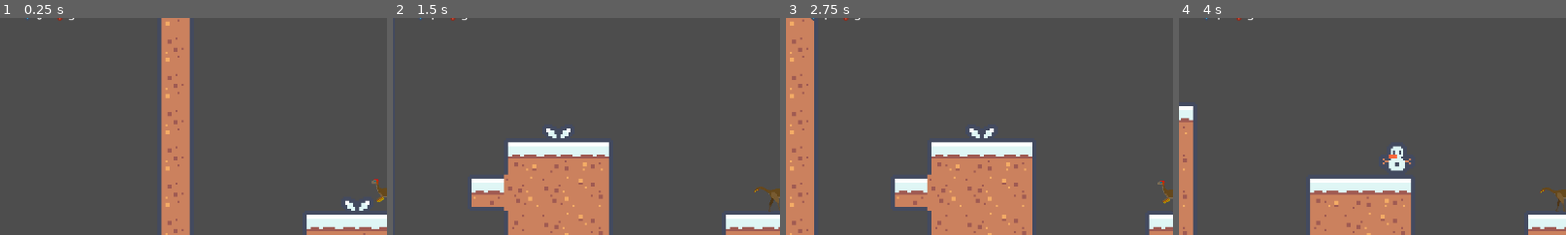
Above: before the commit, frames 1-4 (left to right).
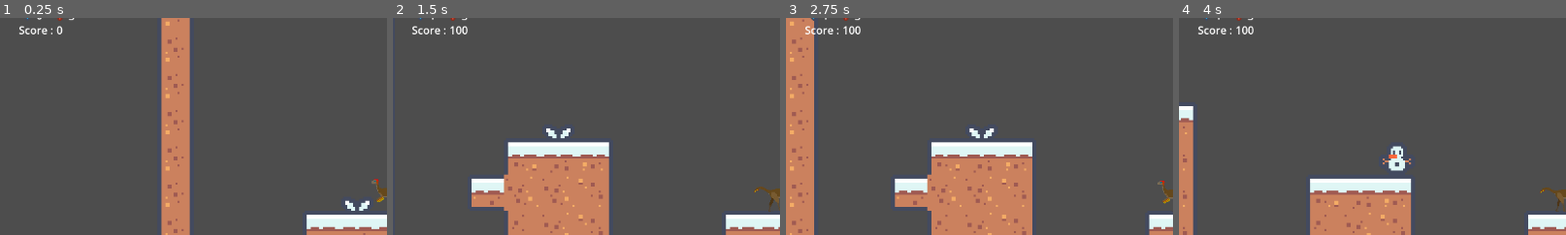
Above: after the commit, the same moments.

Repository: fay0026/Godot_platformer
Game: Godot game, scene res://scenes/jeu.tscn
Two runs of this game, one before a commit and one after it. Both use one fixed random seed, a clock stepped at 60 frames per second and the inputs below.
Inputs:
- Up to frame 1 (0.25 s): no input
- Up to frame 2 (1.5 s): tap Enter (ui_accept) at 0.5, 0.77 s; hold Right (ui_right) from 0.53 s (still down)
- Up to frame 3 (2.75 s): tap Enter (ui_accept) at 1.52 s; release Right (ui_right) at 2.03 s; hold Left (ui_left) from 2.03 s (still down)
- Up to frame 4 (4 s): release Left (ui_left) at 2.78 s; hold Right (ui_right) from 2.78 s (still down); tap Enter (ui_accept) at 3.02, 3.77 s
The pictures show only the part of the screen within x 0-50%, y 9-59%; the shares and areas given below are measured in that part.

The runs differ from the first frame. In frame 1, 0.2% of the frame differs, in the area x 5-17%, y 3-8%; in frame 2, 0.3%, in the area x 5-20%, y 3-8%; in frame 3, 0.3%; in frame 4, 0.3%.

Commit message:
Ajout de l'écran de fin de partie

Diff:
--- a/scenes/GUI.tscn
+++ b/scenes/GUI.tscn
@@ -69,3 +69,20 @@
 texture_under = ExtResource("3_s4aqj")
 texture_progress = ExtResource("4_d2u18")
 metadata/_edit_lock_ = true
+
+[node name="BoxContainer2" type="BoxContainer" parent="Control"]
+layout_mode = 0
+offset_left = 28.0
+offset_top = 64.0
+offset_right = 123.0
+offset_bottom = 82.0
+
+[node name="Label" type="Label" parent="Control/BoxContainer2"]
+layout_mode = 2
+text = "Score :"
+metadata/_edit_lock_ = true
+
+[node name="LabelScore" type="Label" parent="Control/BoxContainer2"]
+layout_mode = 2
+text = "0"
+metadata/_edit_lock_ = true
--- a/scenes/diamant.tscn
+++ b/scenes/diamant.tscn
@@ -1,6 +1,6 @@
 [gd_scene load_steps=4 format=3 uid="uid://dwgsg5k1qfk1e"]
 
-[ext_resource type="Script" path="res://scenes/diamant.gd" id="1_7is6o"]
+[ext_resource type="Script" path="res://scenes/scripts/diamant.gd" id="1_7is6o"]
 [ext_resource type="Texture2D" uid="uid://br0w6ot0aojkq" path="res://Assets/sprites/tile_0067.png" id="1_db1py"]
 
 [sub_resource type="CapsuleShape2D" id="CapsuleShape2D_y2lbp"]
--- a/scenes/game_over.tscn
+++ b/scenes/game_over.tscn
@@ -1,6 +1,6 @@
 [gd_scene load_steps=2 format=3 uid="uid://dng1a81ll0wj8"]
 
-[ext_resource type="Script" path="res://scenes/game_over.gd" id="1_y8k67"]
+[ext_resource type="Script" path="res://scenes/scripts/game_over.gd" id="1_y8k67"]
 
 [node name="GameOver" type="CanvasLayer"]
 script = ExtResource("1_y8k67")
@@ -19,30 +19,6 @@
 grow_horizontal = 2
 grow_vertical = 2
 
-[node name="restart" type="Button" parent="Control"]
-layout_mode = 2
-anchor_left = 0.5
-anchor_top = 0.5
-anchor_right = 0.5
-anchor_bottom = 0.5
-offset_left = -194.0
-offset_top = 79.0
-offset_right = -116.0
-offset_bottom = 111.0
-text = "Restart"
-
-[node name="give_up" type="Button" parent="Control"]
-layout_mode = 2
-anchor_left = 0.5
-anchor_top = 0.5
-anchor_right = 0.5
-anchor_bottom = 0.5
-offset_left = 89.0
-offset_top = 78.0
-offset_right = 161.0
-offset_bottom = 109.0
-text = "Give up"
-
 [node name="ColorRect" type="ColorRect" parent="Control"]
 show_behind_parent = true
 light_mask = 2
@@ -53,14 +29,38 @@
 anchor_top = 0.5
 anchor_right = 0.5
 anchor_bottom = 0.5
-offset_left = -275.0
-offset_top = -150.0
-offset_right = 275.0
-offset_bottom = 150.0
+offset_left = -350.0
+offset_top = -208.0
+offset_right = 350.0
+offset_bottom = 208.0
 grow_horizontal = 2
 grow_vertical = 2
 color = Color(0.588235, 1, 1, 0.588235)
 metadata/_edit_lock_ = true
+
+[node name="restart" type="Button" parent="Control"]
+layout_mode = 2
+anchor_left = 0.5
+anchor_top = 0.5
+anchor_right = 0.5
+anchor_bottom = 0.5
+offset_left = -240.0
+offset_top = 110.0
+offset_right = -90.0
+offset_bottom = 160.0
+text = "Restart"
+
+[node name="give_up" type="Button" parent="Control"]
+layout_mode = 2
+anchor_left = 0.5
+anchor_top = 0.5
+anchor_right = 0.5
+anchor_bottom = 0.5
+offset_left = 100.0
+offset_top = 110.0
+offset_right = 250.0
+offset_bottom = 160.0
+text = "Give up"
 
 [node name="Label" type="Label" parent="Control"]
 layout_mode = 1
@@ -69,10 +69,16 @@
 anchor_top = 0.5
 anchor_right = 0.5
 anchor_bottom = 0.5
-offset_left = -178.0
-offset_top = -133.0
-offset_right = 176.0
-offset_bottom = 28.0
+offset_left = -270.0
+offset_top = -119.0
+offset_right = 5.0
+offset_bottom = -31.0
+scale = Vector2(2, 2)
+text = "GAME OVER
+Your score : not good enough
+Best score : not good enough either"
+horizontal_alignment = 1
+vertical_alignment = 1
 
 [connection signal="pressed" from="Control/restart" to="." method="_on_restart_pressed"]
 [connection signal="pressed" from="Control/give_up" to="." method="_on_give_up_pressed"]
--- a/scenes/jeu.tscn
+++ b/scenes/jeu.tscn
@@ -7,6 +7,7 @@
 [ext_resource type="PackedScene" uid="uid://did53m4tnvbix" path="res://scenes/spikes.tscn" id="5_feq12"]
 [ext_resource type="PackedScene" uid="uid://dwgsg5k1qfk1e" path="res://scenes/diamant.tscn" id="5_o27fm"]
 [ext_resource type="PackedScene" uid="uid://kay8r2p0gb5m" path="res://scenes/GUI.tscn" id="6_wmjdj"]
+[ext_resource type="PackedScene" uid="uid://dng1a81ll0wj8" path="res://scenes/game_over.tscn" id="8_m5ye8"]
 
 [node name="Jeu" type="Node2D"]
 
@@ -59,6 +60,9 @@
 
 [node name="Gui" parent="." instance=ExtResource("6_wmjdj")]
 
+[node name="GameOver" parent="." instance=ExtResource("8_m5ye8")]
+visible = false
+
 [connection signal="watabebad" from="monde/death2" to="Personnage" method="_on_death_watabebad"]
 [connection signal="watabebad" from="monde/death3" to="Personnage" method="_on_death_watabebad"]
 [connection signal="watabebad" from="monde/death4" to="Personnage" method="_on_death_watabebad"]
@@ -70,5 +74,6 @@
 [connection signal="diamond" from="monde/Diamant3" to="Gui" method="_on_diamant_diamond"]
 [connection signal="diamond" from="monde/Diamant4" to="Gui" method="_on_diamant_diamond"]
 [connection signal="diamond" from="monde/Diamant5" to="Gui" method="_on_diamant_diamond"]
+[connection signal="game_over" from="Personnage" to="GameOver" method="_on_personnage_game_over"]
 [connection signal="health_changed" from="Personnage" to="Gui" method="_on_personnage_health_changed"]
 [connection signal="lost_life" from="Personnage" to="Gui" method="_on_personnage_lost_life"]
--- a/scenes/game_over.gd
+++ b/scenes/scripts/game_over.gd
@@ -13,3 +13,6 @@
 
 func _on_give_up_pressed() -> void:
 	get_tree().quit()
+
+func _on_personnage_game_over() -> void:
+	visible = true
--- a/scenes/scripts/gui.gd
+++ b/scenes/scripts/gui.gd
@@ -3,8 +3,10 @@
 @onready var lives: Label = $Control/BoxContainer3/Label
 @onready var diamonds: Label = $Control/BoxContainer/Label
 @onready var health: TextureProgressBar = $Control/hp_bar/TextureProgressBar
+@onready var score: Label = $Control/BoxContainer2/LabelScore
 
 var diamonds_total = 0
+var score_var = 0
 
 # Called when the node enters the scene tree for the first time.
 func _ready() -> void:
@@ -15,7 +17,9 @@
 	pass
 
 func _on_personnage_health_changed(HP) -> void:
+	score_var -= 15
 	health.value = HP
+	score.text = str(score_var)
 
 func _on_personnage_lost_life(lives_left) -> void:
 	health.value = 9
@@ -23,4 +27,6 @@
 
 func _on_diamant_diamond(value) -> void:
 	diamonds_total += value
+	score_var += value*100
 	diamonds.text = str(diamonds_total)
+	score.text = str(score_var)
Not shown: 1 places in scenes/jeu.tscn that only renumber resources
Renamed: scenes/diamant.gd -> scenes/scripts/diamant.gd
